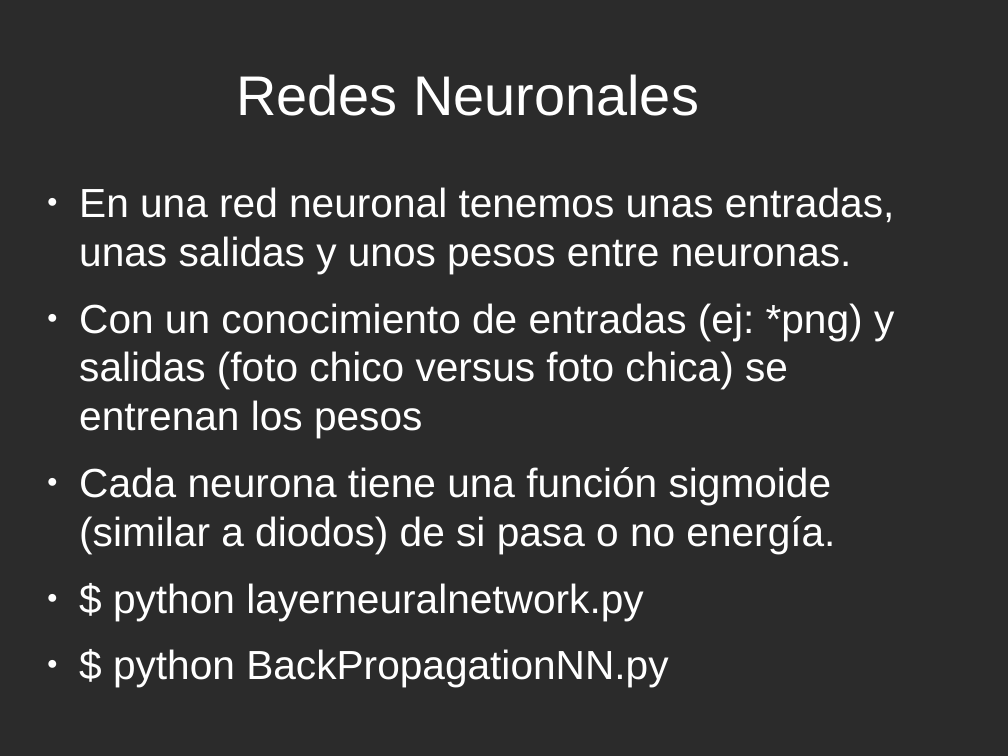
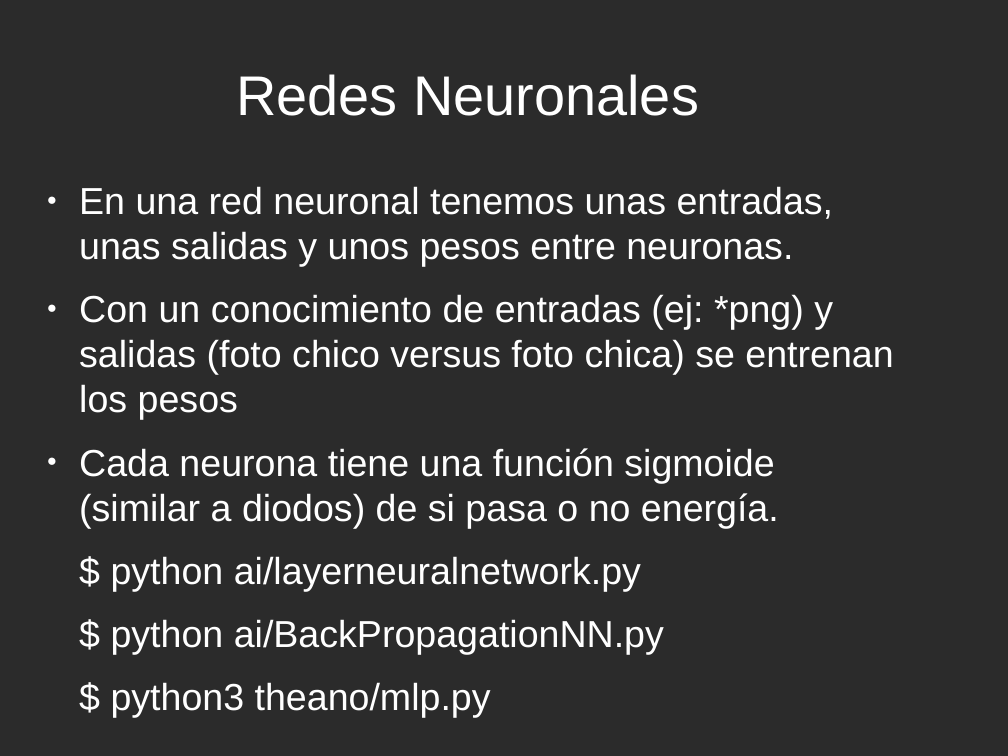
Before and after one commit to davidam/python-examples, a slide deck: slide 14 of presentations/ia-python.odp. Drawn at 1008x756 pixels with LibreOffice and Linux fonts; fonts in the diff are those of the drawing; background and template pictures are left out; a plain dark background stands for a picture behind light text. Boxes give left, top, right and bottom in pixels: in the first picture for what was removed or moved away, otherwise in the second. Text is boxed around its words. In the diff, an @@ line names an element or a change of style, - is before the commit and + after.

Commit message:
ia-python.odp: small improvements

```diff
--- a/presentations/ia-python.odp
+++ b/presentations/ia-python.odp
@@ text at (79,186,893,528): size 32 to 29.6 pt in "En una red neuronal tenemos unas entradas, ...", "Con un conocimiento de entradas (ej: *png) ...", "Cada neurona tiene una función sigmoide (similar ..." @@
@@ text at (111,556,664,654): text changed; size 32 to 29.6 pt @@
-● $ python layerneuralnetwork.py
-● $ python BackPropagationNN.py
+$ python ai/layerneuralnetwork.py
+$ python ai/BackPropagationNN.py
+$ python3 theano/mlp.py
```
Also in this commit, not shown: 1 other slide changed.
